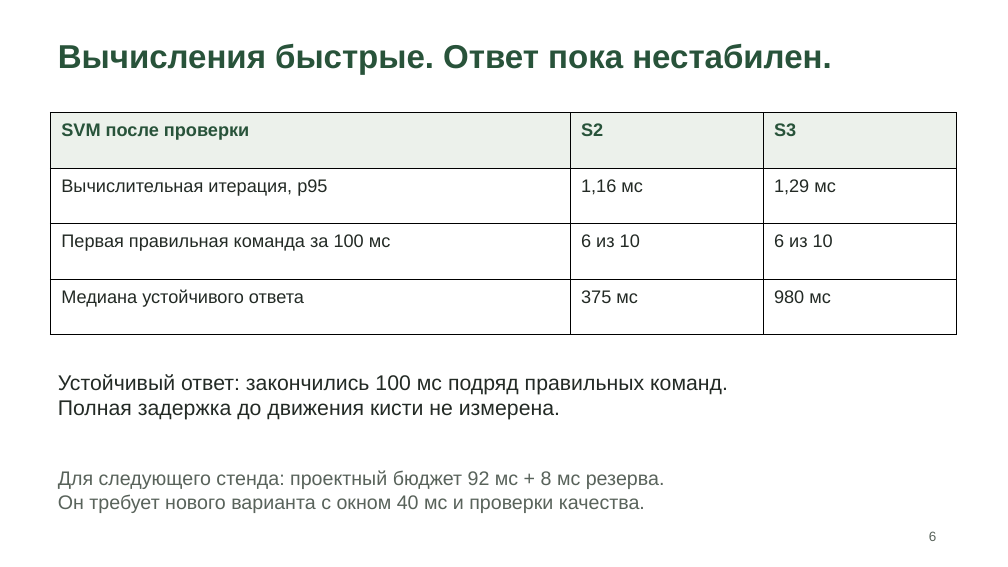
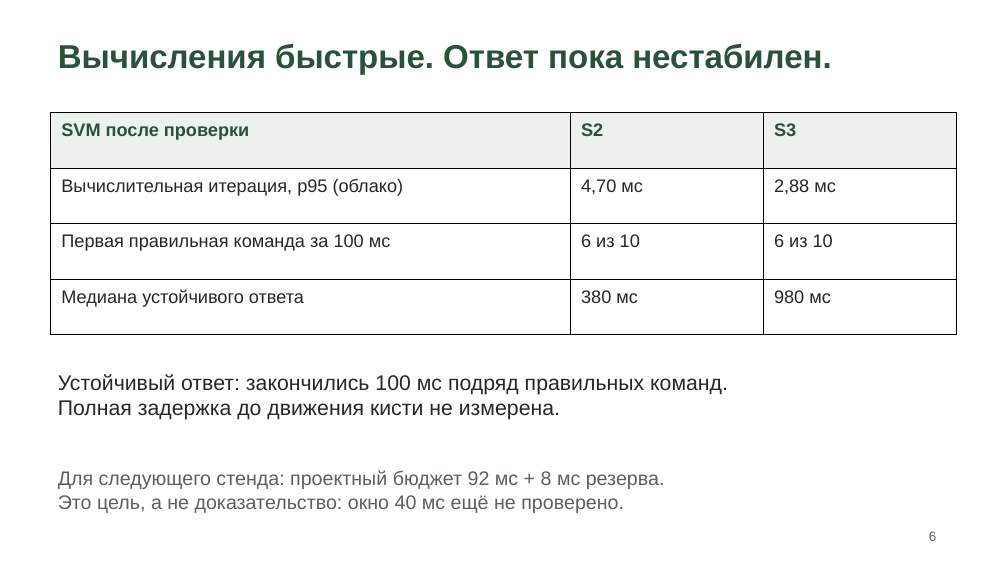
Before and after one commit to Nik-ari-ai/confident-grip, a slide deck: slide 6 of docs/presentation.pptx. Drawn at 1008x567 pixels with LibreOffice and Linux fonts; fonts in the diff are those of the drawing. Boxes give left, top, right and bottom in pixels: in the first picture for what was removed or moved away, otherwise in the second. Text is boxed around its words. In the diff, an @@ line names an element or a change of style, - is before the commit and + after.

```diff
--- a/docs/presentation.pptx
+++ b/docs/presentation.pptx
@@ table at [51, 113, 957, 335] @@
-row 2: Вычислительная итерация, p95 | 1,16 мс | 1,29 мс
+row 2: Вычислительная итерация, p95 (облако) | 4,70 мс | 2,88 мс
-row 4, column 2: 375 мс
+row 4, column 2: 380 мс
@@ text at [58, 495, 624, 513]: text changed @@
-Он требует нового варианта с окном 40 мс и проверки качества.
+Это цель, а не доказательство: окно 40 мс ещё не проверено.
```
Also in this commit, not shown: 1 other slide changed, 1 other file.
